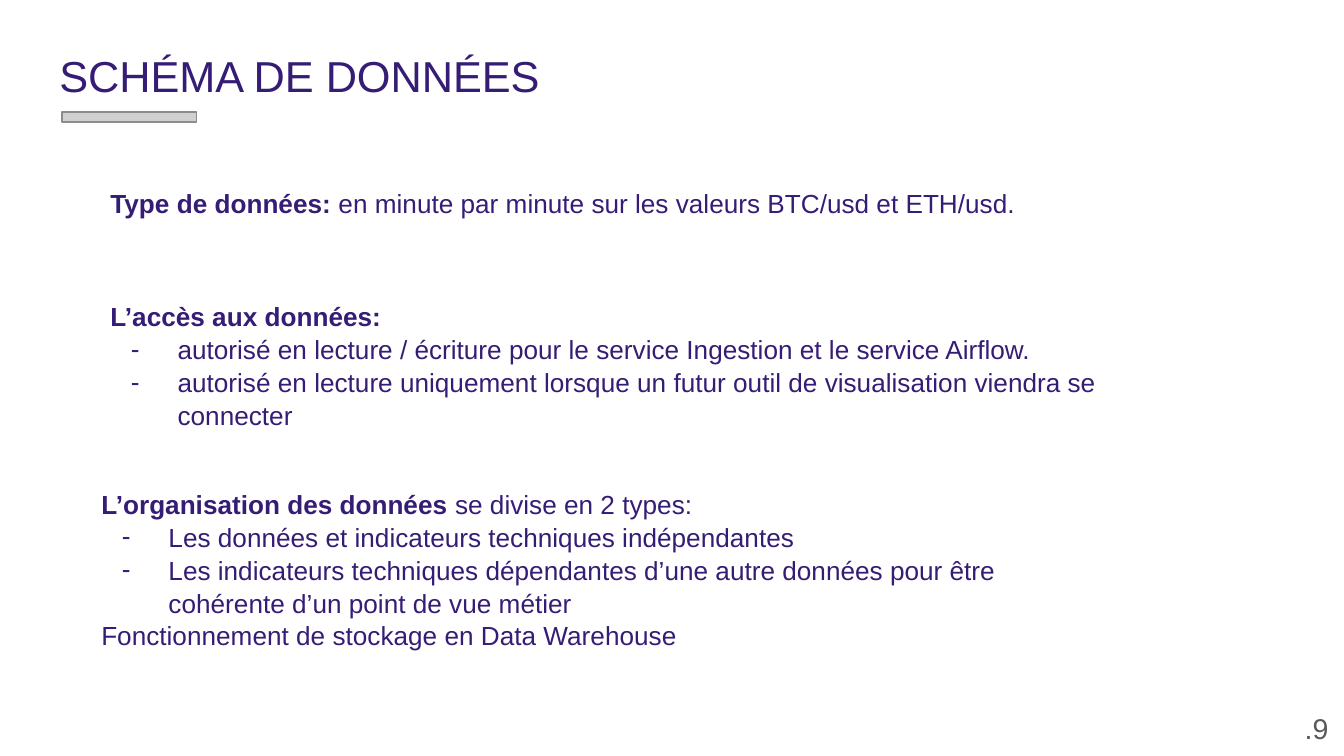
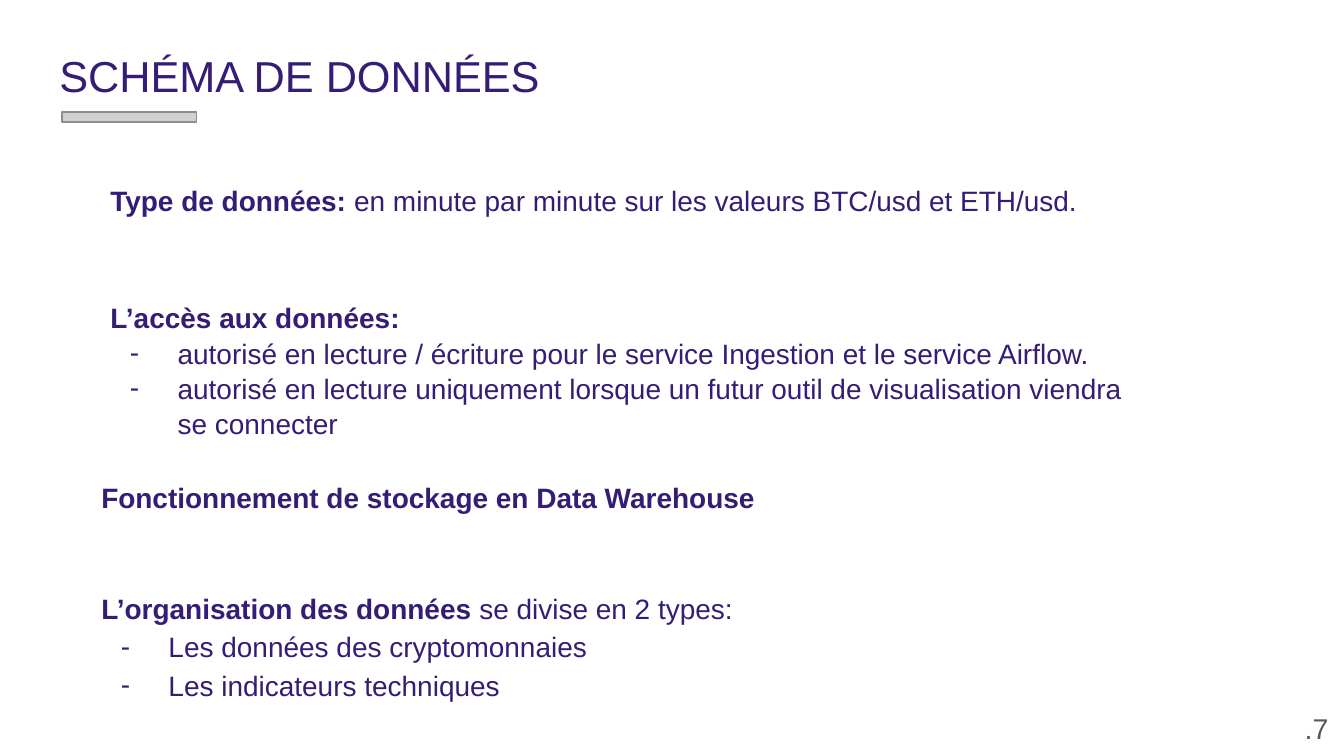
Before and after one commit to gaetancorin/btc_eth_streaming_data, a slide deck: slide 7 of _documentation/DOSSIER DE VALIDATION.pptx (slide 9 before the commit). Drawn at 1344x756 pixels with LibreOffice and Linux fonts; fonts in the diff are those of the drawing; grey boxes stand for pictures; background and template pictures are left out. Boxes give left, top, right and bottom in pixels: in the first picture for what was removed or moved away, otherwise in the second. Text is boxed around its words. In the diff, an @@ line names an element or a change of style, - is before the commit and + after.

```diff
--- a/_documentation/DOSSIER DE VALIDATION.pptx
+++ b/_documentation/DOSSIER DE VALIDATION.pptx
@@ text "Type de données: en minute ..." at [110,190,1077,216]: size 14 to 15 pt; line spacing 1.05 to 0.95 @@
@@ text "L’accès aux données:" at [110,307,1121,435]: size 14 to 15 pt @@
@@ text "Fonctionnement de stockage en Data ...": place and size @@
-text "Fonctionnement de stockage en Data ..." at [101,495,995,651]
+text "Fonctionnement de stockage en Data ..." at [101,487,755,701]
@@ text at [101,487,755,513]: paragraph added @@
+Fonctionnement de stockage en Data Warehouse
@@ text at [101,598,733,624]: size 14 to 15 pt in "L’organisation des données se divise en 2 ..."; line spacing 1.05 to 1.15 @@
@@ text at [168,636,587,701]: text changed; size 14 to 15 pt @@
-– Les données et indicateurs techniques indépendantes
-– Les indicateurs techniques dépendantes d’une autre données pour être cohérente d’un point de vue métier
-Fonctionnement de stockage en Data Warehouse
+– Les données des cryptomonnaies
+– Les indicateurs techniques
@@ text at [1305,719,1329,739]: text changed @@
-.9
+.7
```
Also in this commit, not shown: 15 other slides changed, 6 slides added, 8 slides removed, 24 other files.
